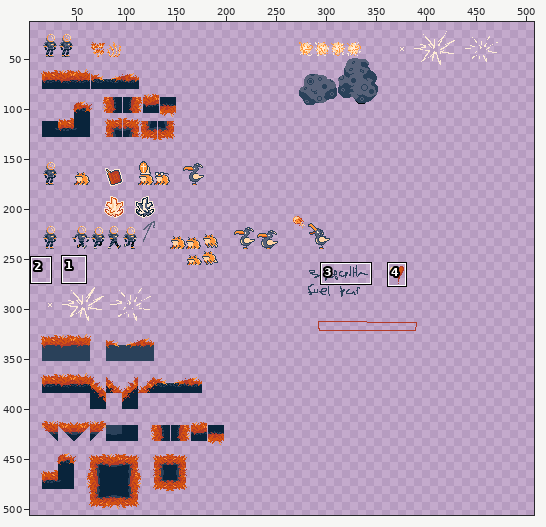
One commit to this pixel-art file: LilGuyShooter/Sprites/gamejam-art.aseprite. Above: a wide view before the commit, with the close-up outlined.
Close-up. Old version:
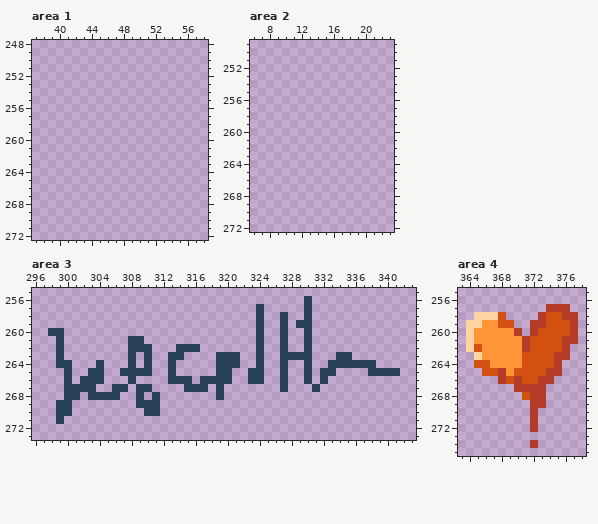
512x512 pixels, 1 frame. Shown: area 1: x 37..58, y 248..272; area 2: x 6..23, y 249..272; area 3: x 296..343, y 255..273; area 4: x 363..378, y 255..275. The wide view leaves out empty margins. The commit also changed other parts of the picture, which this record leaves out.
New version:
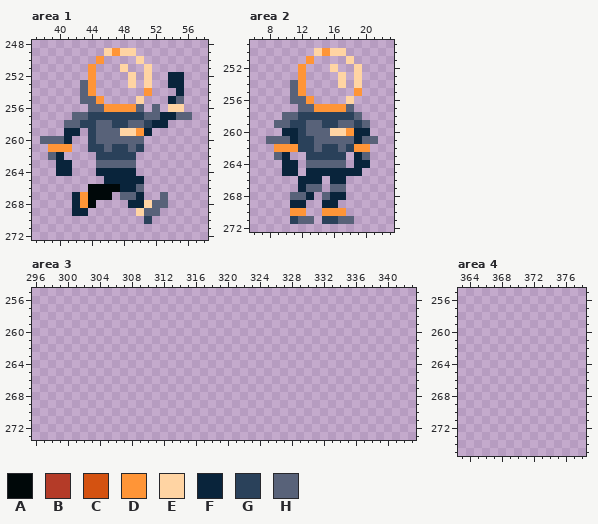
Palette (. is transparent): A #000809  B #b43b28  C #d45211  D #ff9537  E #ffd4a3  F #09243b  G #2a415a  H #586279
What changed:
Changed rows in their new state; - is an unchanged pixel.
Area 1, layer "Playable Character":
first column x 38:
249 --------EDEE-------
250 -------D----E------
251 ------D---E--E-----
252 ------D----E-E--FF-
253 -----HD----E-E--FF-
254 -----HD------D---F-
255 -----HHD----E---FH-
256 ------HHDDDDH-H-EE-
257 ----HHGGGGGGGHHFFHH
258 ---HHGGHHGGHHGFF---
259 ---FF-GHHHEEDF-----
260 HHHF--GHHHHHH------
261 -DDD--GGHGGHG------
262 -HF----GGGGG-------
263 --FF---HHHHH-------
264 --FF---FFFFF-------
265 --------FFFFF------
266 ------AAAAFFH------
267 ----FDAAA-HHF--H---
268 ----FDA----FFEHH---
269 ----FF------EHH----
270 -------------G-----
Area 2, layer "Playable Character":
first column x 8:
250 ------EDEE----
251 -----D----E---
252 ----D---E--E--
253 ----D----E-E--
254 ---HD----E-E--
255 ---HD------D--
256 ---HHD----E---
257 ----HHDDDDH---
258 --HHGGGGGGGH--
259 -HHGGHHGGHHGH-
260 --FFGHHHEEDFF-
261 HHHFGGHHHHHFHH
262 -DDDGGHGGHGDD-
263 -HF--GGGGG-FH-
264 --FF-HHHHH-FF-
265 --FF-FFFFFFF--
266 ----FFF-FF----
267 ----FHH-HH----
268 ---HHF-HFF----
269 ---FF--FF-----
270 ---DD--DDD----
271 ---GHH-GGHH---
Area 3, layer "Enemies":
first column x 298:
256 --------------------------------.-----------
257 --------------------------.-----.-----------
258 --------------------------.--.--.-----------
259 --------------------------.--.-..-----------
260 ..------------------------.--.--.-----------
261 -.--------..--------------.--.--.-----------
262 -.--------...---...-------.--.--.-----------
263 -.--------.-.--..----...--.--....---..------
264 -..---.---.-.--.-----...--.--.--.--......---
265 --.--..--....--.-----..--..--.--.-..----....
266 --.-...---.----...-....--..--.--.-.---------
267 --....--..-..----...-.-------.---.----------
268 --..-....--.-.-------.----------------------
269 -..--------...------------------------------
270 -..---------..------------------------------
271 -.------------------------------------------
Area 4, layer "Enemies":
first column x 364:
257 ----------...-
258 -....----.....
259 ......--......
260 .......-......
261 ..............
262 .............-
263 -............-
264 -...........--
265 --..........--
266 ----.......---
267 ------....----
268 -------...----
269 --------..----
270 --------.-----
271 --------.-----
272 --------.-----
274 --------.-----
